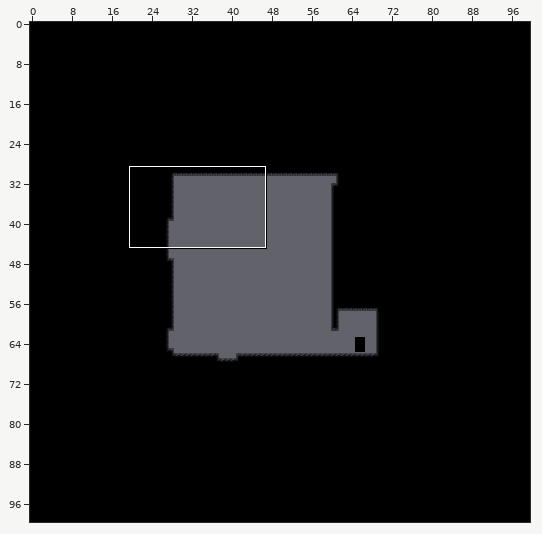
Tiled map -- assets/tiledmaps/hub.tmx. Above: a wide view before the commit, with the close-up outlined.
Close-up. As it was:
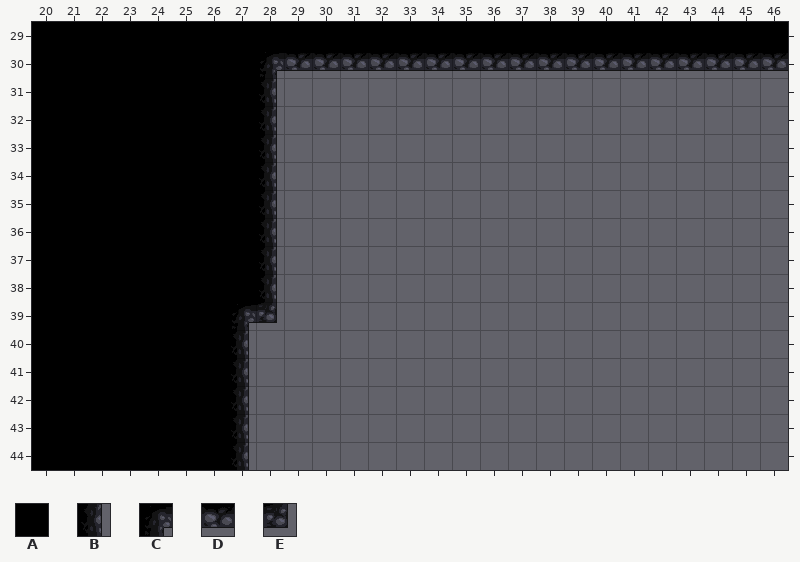
Cells are 32x32 px. Shown: x 20..46, y 29..44. The commit also changed other parts of the map, which this record leaves out.
Key: from "cave-tiles": A 17, B 18, C 19, D 33, E 34.
_ is an empty cell.
Layer "Terrain" before, first column x 20:
29 AAAAAAAAAAAAAAAAAAAAAAAAAAA
30 AAAAAAAACDDDDDDDDDDDDDDDDDD
31 AAAAAAAAB__________________
32 AAAAAAAAB__________________
33 AAAAAAAAB__________________
34 AAAAAAAAB__________________
35 AAAAAAAAB__________________
36 AAAAAAAAB__________________
37 AAAAAAAAB__________________
38 AAAAAAAAB__________________
39 AAAAAAACE__________________
40 AAAAAAAB___________________
41 AAAAAAAB___________________
42 AAAAAAAB___________________
43 AAAAAAAB___________________
44 AAAAAAAB___________________
New version:
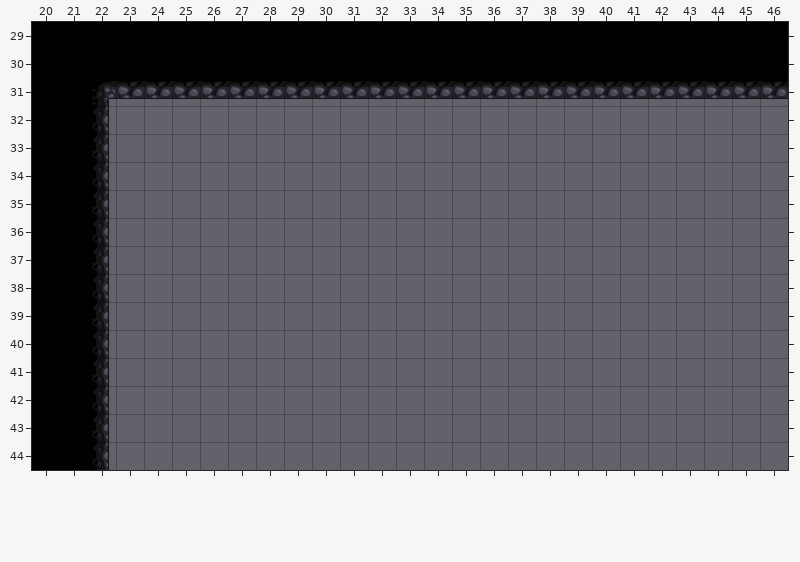
Change:
Changed rows in their new state; . is an unchanged cell.
Layer "Terrain":
first column x 22:
30 ......AAAAAAAAAAAAAAAAAAA
31 CDDDDDDDDDDDDDDDDDDDDDDDD
32 B______..................
33 B______..................
34 B______..................
35 B______..................
36 B______..................
37 B______..................
38 B______..................
39 B______..................
40 B_____...................
41 B_____...................
42 B_____...................
43 B_____...................
44 B_____...................
